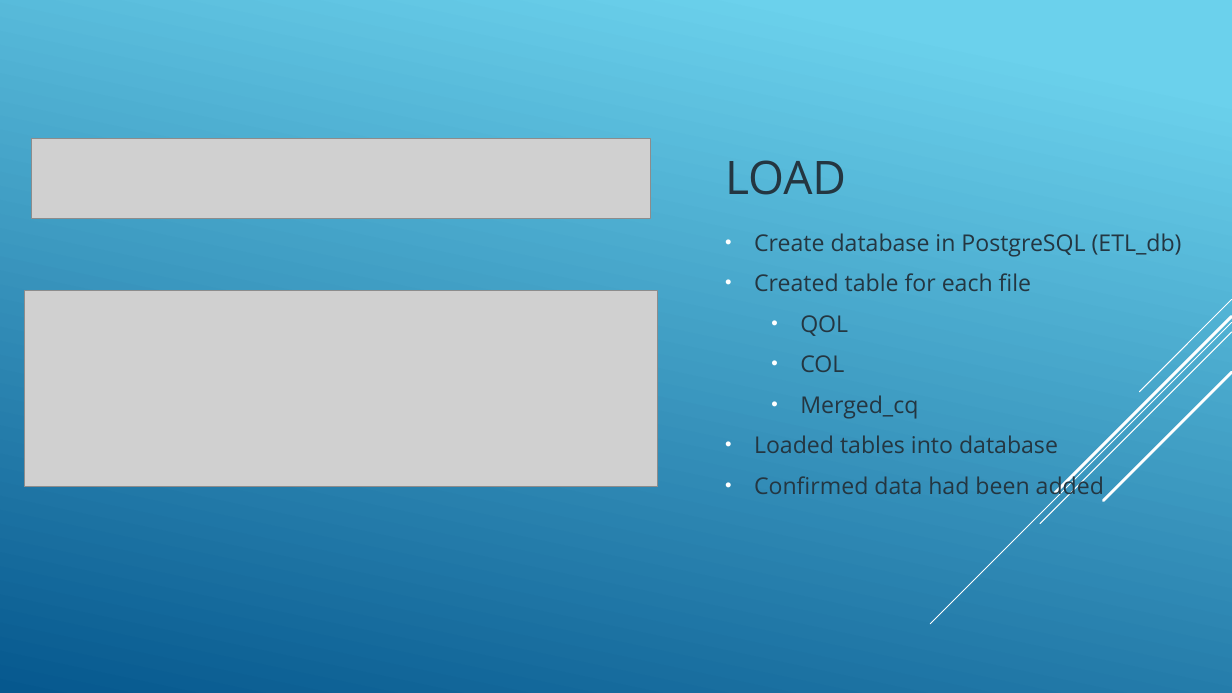
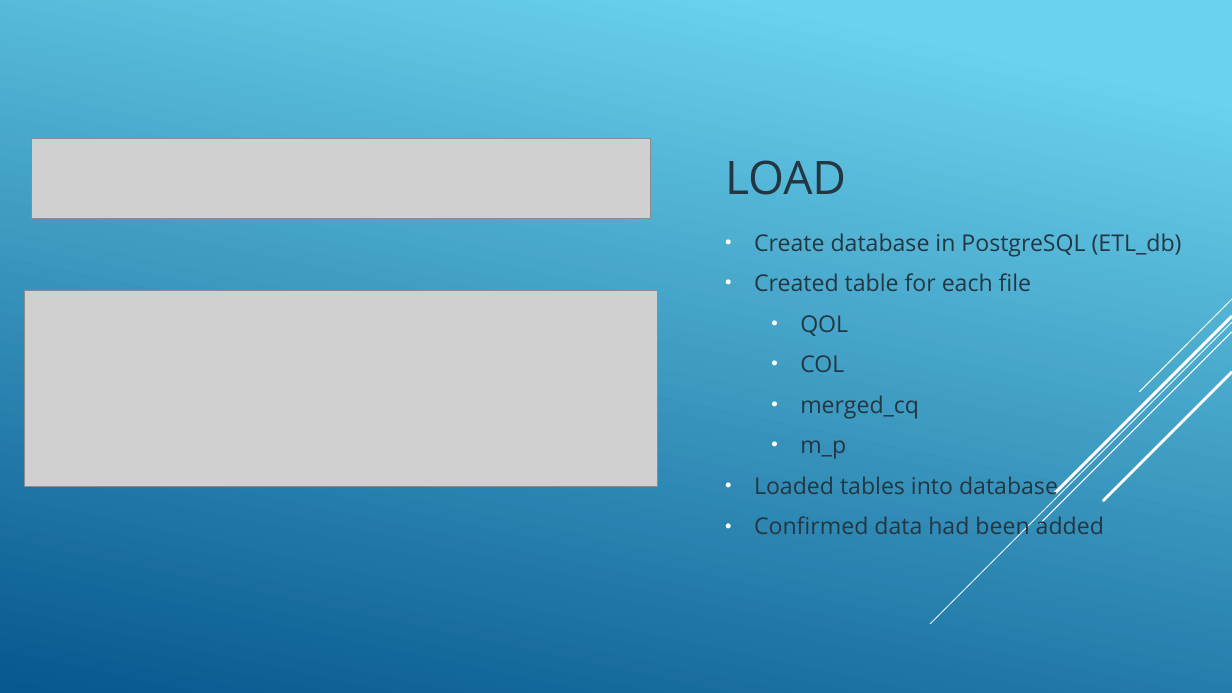
Before and after one commit to JakeGeiser/Project_ETL, a slide deck: slide 8 of ETL_Project.pptx. Drawn at 1232x693 pixels with LibreOffice and Linux fonts; fonts in the diff are those of the drawing; grey boxes stand for pictures. Boxes give left, top, right and bottom in pixels: in the first picture for what was removed or moved away, otherwise in the second. Text is boxed around its words. In the diff, an @@ line names an element or a change of style, - is before the commit and + after.

Commit message:
Uploaded latest final version

```diff
--- a/ETL_Project.pptx
+++ b/ETL_Project.pptx
@@ text at bbox=[800, 395, 919, 459]: text changed @@
-• Merged_cq
+• merged_cq
+• m_p
```
